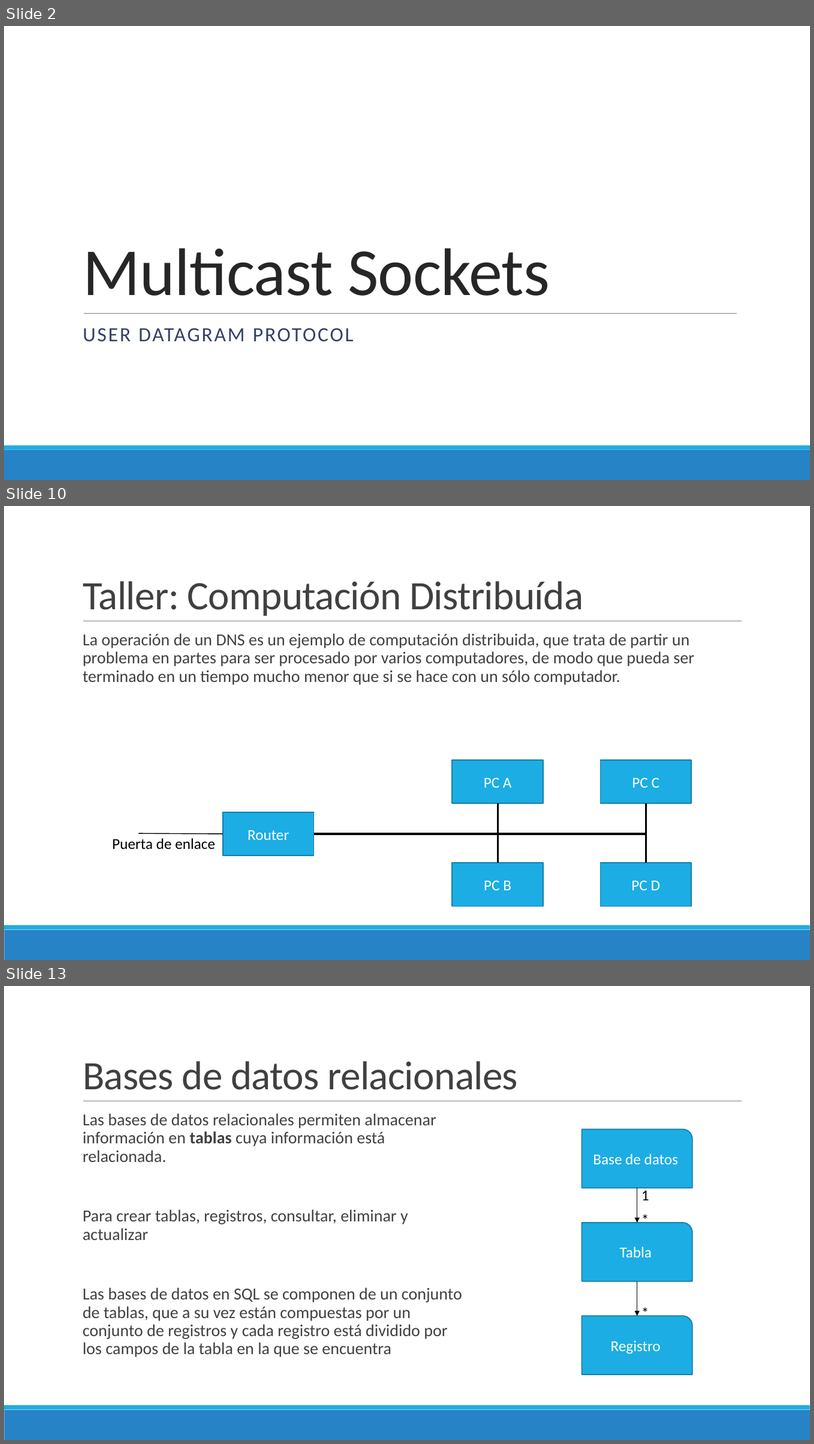
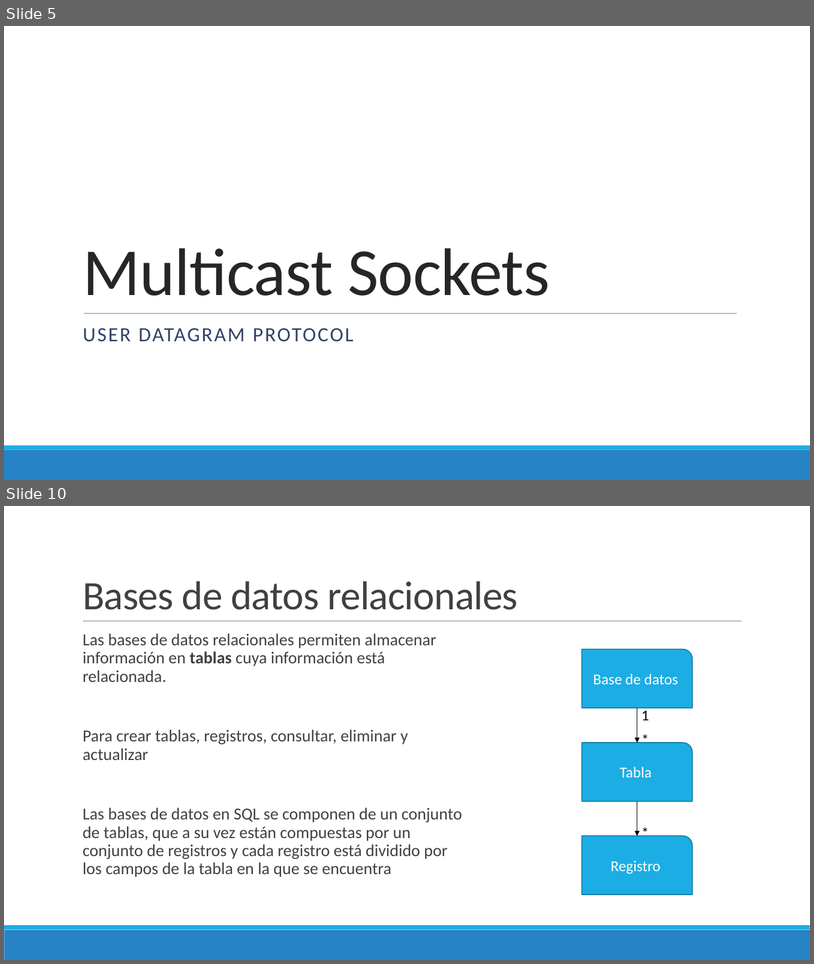
Before and after one commit to Domiciano/PrograRed201, a slide deck: Semana 9/Presentación.pptx. Shown one above the other, each under a label of ours: slides 2, 10 and 13 before the commit, slides 5 and 10 after it; the slides between them are not shown. The pictures are 814x1444 and 814x964 pixels, drawn with LibreOffice and Linux fonts; fonts in the diff are those of the drawing. Boxes give left, top, right and bottom in pixels: in the first picture for what was removed or moved away, otherwise in the second. Text is boxed around its words. In the diff, an @@ line names an element or a change of style, - is before the commit and + after.

```diff
--- a/Semana 9/Presentación.pptx
+++ b/Semana 9/Presentación.pptx
@@ slide 10 removed at box(4, 506, 810, 960), background #FFFFFF; not listed: 3 template elements that a slide beside it also shows @@
@@ title removed at box(83, 581, 584, 616) @@
-Taller: Computación Distribuída
@@ text removed at box(83, 633, 695, 685) @@
-  La operación de un DNS es un ejemplo de computación distribuida, que trata de partir un problema en partes para ser procesado por varios computadores, de modo que pueda ser terminado en un tiempo mucho menor que si se hace con un sólo computador.
@@ rectangle removed at box(452, 760, 543, 804) @@
-PC A
@@ rectangle removed at box(601, 760, 692, 804) @@
-PC C
@@ elbow line removed from (314, 834) to (498, 803) @@
@@ elbow line removed from (314, 834) to (647, 803) @@
@@ rectangle removed at box(223, 812, 314, 856) @@
-Router
@@ text removed at box(112, 838, 215, 849) @@
-Puerta de enlace
@@ line removed from (223, 834) to (139, 833) @@
@@ elbow line removed from (314, 834) to (498, 862) @@
@@ elbow line removed from (314, 834) to (647, 862) @@
@@ rectangle removed at box(452, 862, 543, 906) @@
-PC B
@@ rectangle removed at box(601, 862, 692, 906) @@
-PC D
@@ what was slide 2 is now slide 5 @@
@@ what was slide 13 is now slide 10 @@
```
Also in this commit, not shown: 6 slides changed, 5 slides added, 7 other slides removed.
